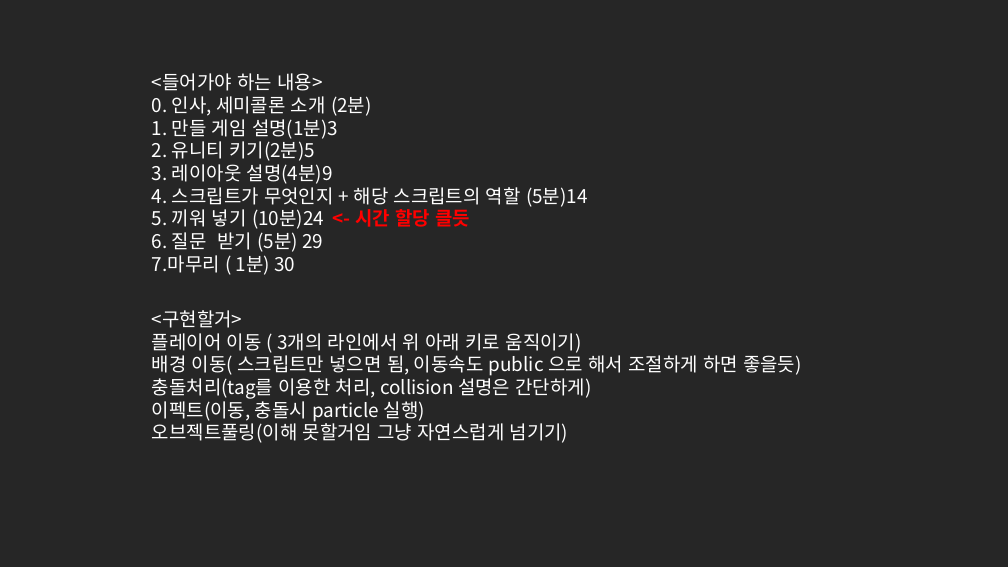
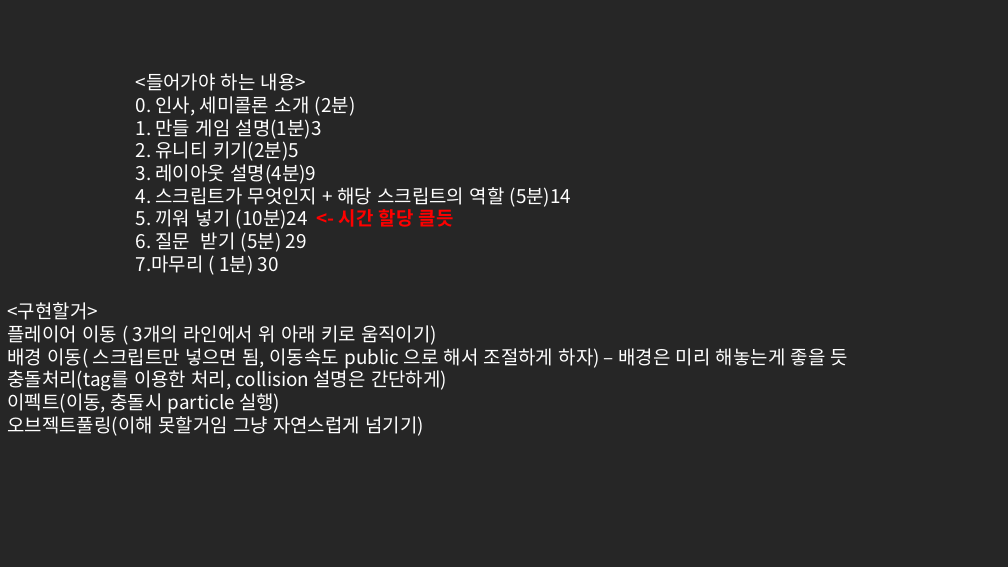
Before and after one commit to SeunghoHam/semicolon_EndlessRunner, a slide deck: slide 16 of 세미콜론 게임부분 강의자료.pptx. Drawn at 1008x567 pixels with LibreOffice and Linux fonts; fonts in the diff are those of the drawing; background and template pictures are left out. Boxes give left, top, right and bottom in pixels: in the first picture for what was removed or moved away, otherwise in the second. Text is boxed around its words. In the diff, an @@ line names an element or a change of style, - is before the commit and + after.

```diff
--- a/세미콜론 게임부분 강의자료.pptx
+++ b/세미콜론 게임부분 강의자료.pptx
@@ text "<들어가야 하는 내용>": place and size @@
-text "<들어가야 하는 내용>" at [152, 73, 588, 275]
+text "<들어가야 하는 내용>" at [136, 73, 572, 275]
@@ text "<구현할거>": place and size @@
-text "<구현할거>" at [152, 310, 802, 443]
+text "<구현할거>" at [7, 302, 848, 436]
@@ text at [7, 344, 848, 369]: text changed @@
-배경 이동( 스크립트만 넣으면 됨, 이동속도 public 으로 해서 조절하게 하면 좋을듯)
+배경 이동( 스크립트만 넣으면 됨, 이동속도 public 으로 해서 조절하게 하자) – 배경은 미리 해놓는게 좋을 듯
```
Also in this commit, not shown: 2 other slides changed, 2 slides added, 2 slides removed.
